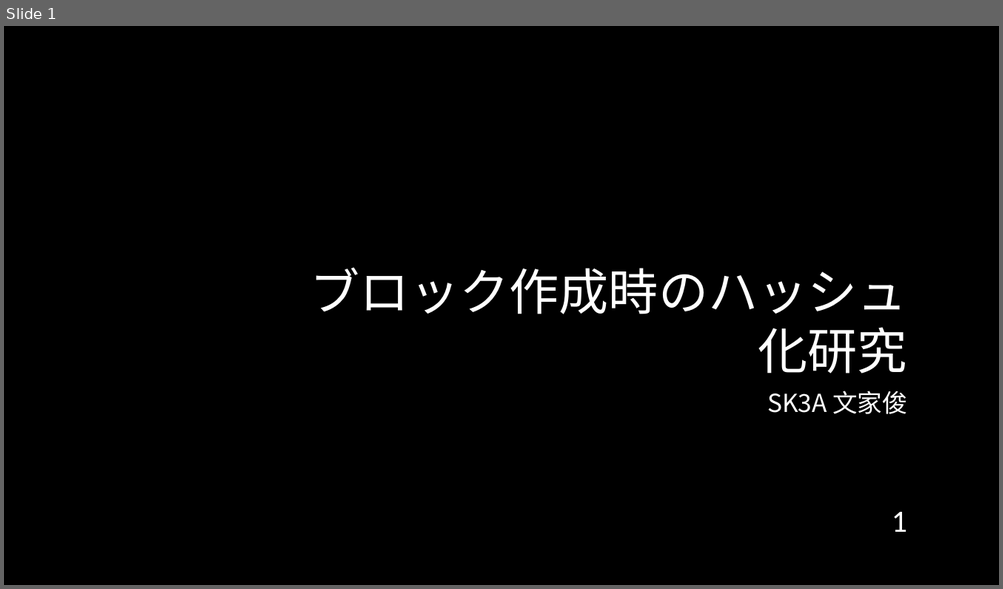
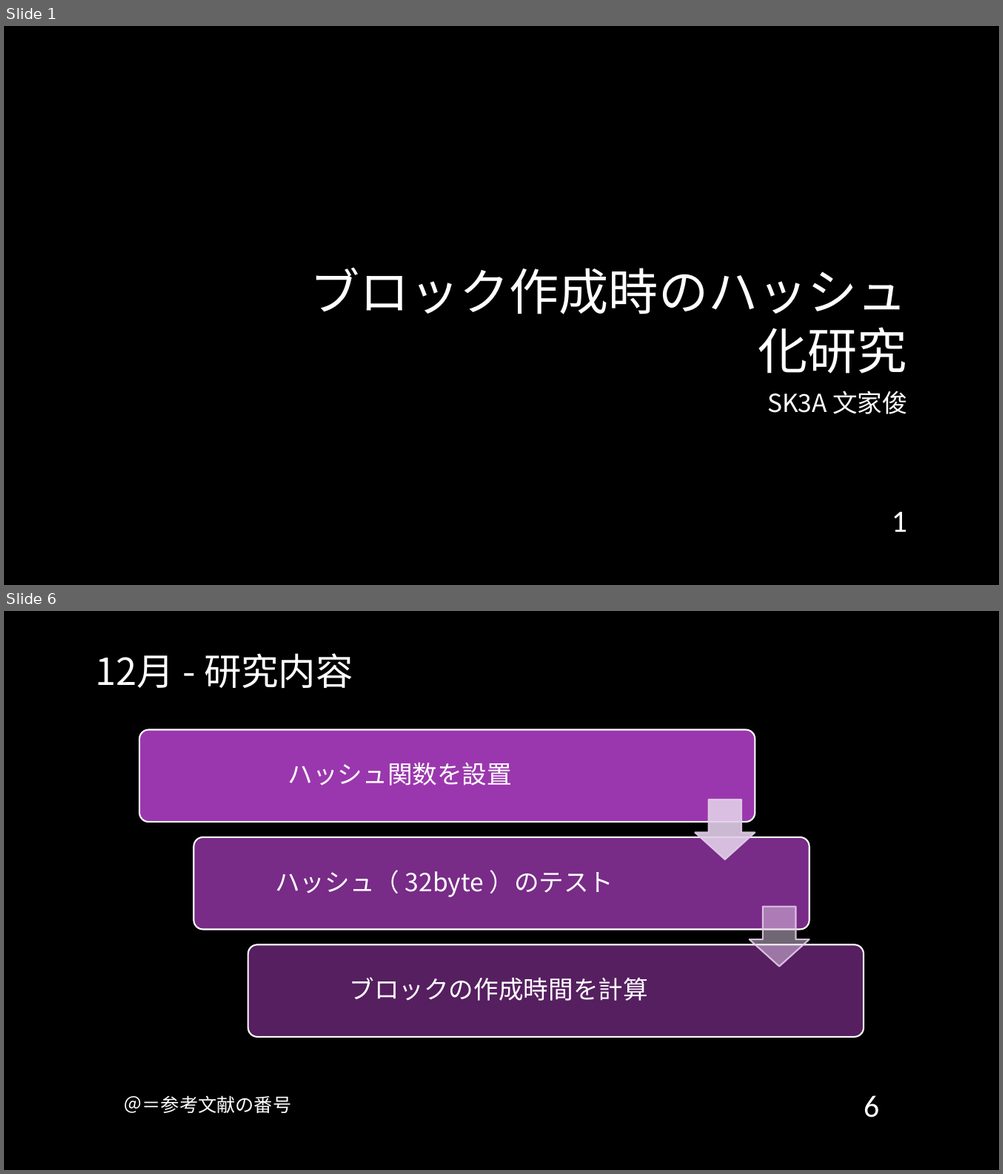
Before and after one commit to cyrusmanosa/Ecc-Year-3, a slide deck: Y3-Sem2/ITゼミ演習II/2024年度_12月報告会_Sk3a04_文家俊.pptx. Shown one above the other, each under a label of ours: slide 1 before the commit, slides 1 and 6 after it; the slides between them are not shown. The pictures are 1003x589 and 1003x1174 pixels, drawn with LibreOffice and Linux fonts; fonts in the diff are those of the drawing; background and template pictures are left out. Boxes give left, top, right and bottom in pixels: in the first picture for what was removed or moved away, otherwise in the second. Text is boxed around its words. In the diff, an @@ line names an element or a change of style, - is before the commit and + after.

```diff
--- a/Y3-Sem2/ITゼミ演習II/2024年度_12月報告会_Sk3a04_文家俊.pptx
+++ b/Y3-Sem2/ITゼミ演習II/2024年度_12月報告会_Sk3a04_文家俊.pptx
@@ slide 6 added at (4,611,999,1170), background picture (left out) @@
@@ title added at (96,653,353,688), 36 pt, text #FFFFFF @@
+12月 - 研究内容
@@ group added at (139,729,864,1038): 3 rounded rectangles, 3 texts, 2 down arrows @@
+ハッシュ関数を設置
+ハッシュ（ 32byte ）のテスト
+ブロックの作成時間を計算
@@ text added at (123,1096,291,1113), 18 pt, text #FFFFFF @@
+＠＝参考文献の番号
@@ page number added at (863,1096,879,1118), 30 pt, text #FFFFFF @@
+6
```
Also in this commit, not shown: 6 slides changed, 2 other slides added, 26 other files.
